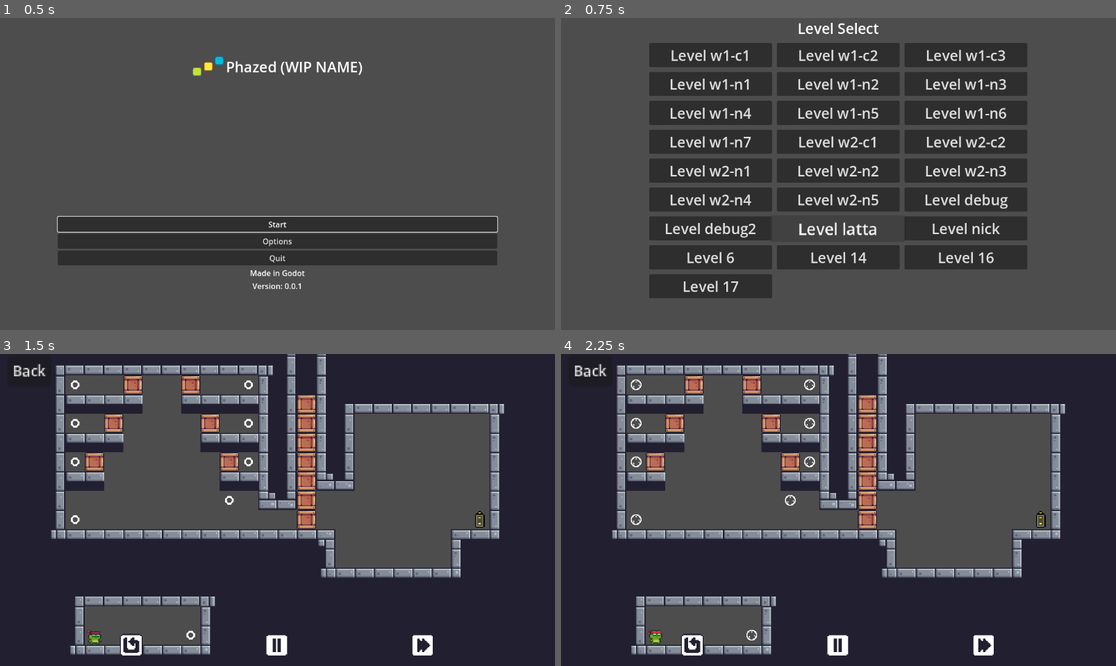
Above: before the commit, frames 1-4 (two rows, left to right).
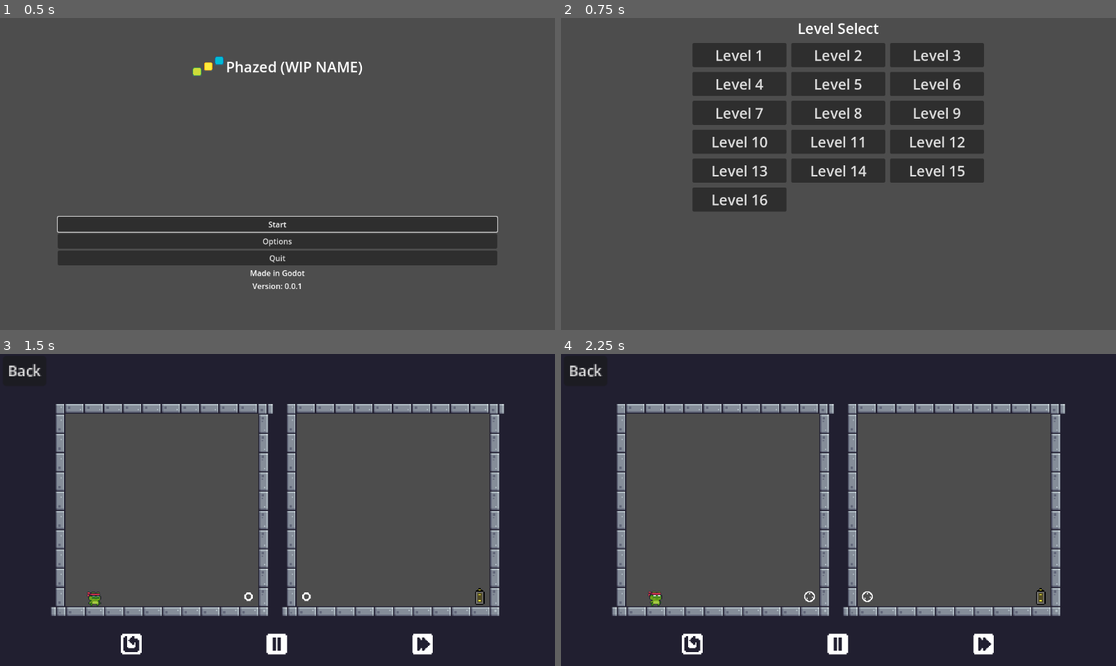
Above: after the commit, the same moments.

Repository: DoubleTrio/phazed
Game: Godot game, scene res://Scenes/Menu/main_menu.tscn
Same seed, same stepped clock (60 frames per second), same inputs: the game is played once before the commit and once after it.
Inputs (mouse positions are in pixels of both pictures, inside the frame that each line leads up to; where the layout moved, square brackets give the same spot in the first picture):
- Up to frame 1 (0.5 s): no input
- Up to frame 2 (0.75 s): click "Start" at 0.5 s
- Up to frame 3 (1.5 s): click "Level w1-c1" (after the commit: "Level 1") at 1.25 s
- Up to frame 4 (2.25 s): click (694, 644) [694, 647] at 2 s

Frame 1 is identical in both runs. In frame 2, 25% of the frame differs, in the area x 15-84%, y 8-90%; in frame 3, 34%; in frame 4, 34%, in the area x 1-90%, y 0-97%.

Commit message:
Remove worlds
Reorder levels

Implement next level button

Diff:
--- a/Scenes/Levels/world_2/level_w2-n1.tscn
+++ b/Scenes/Levels/level_10.tscn
@@ -299,7 +299,7 @@
 physics_layer_0/collision_layer = 1
 sources/0 = SubResource("TileSetAtlasSource_wmbrn")
 
-[node name="Level11" type="Node2D"]
+[node name="Level10" type="Node2D"]
 
 [node name="LevelScene" parent="." instance=ExtResource("1_gvgxn")]
 game_stats = ExtResource("2_6fv4r")
--- a/Scenes/Levels/world_2/level_w2-n2.tscn
+++ b/Scenes/Levels/level_11.tscn
@@ -300,7 +300,7 @@
 physics_layer_0/collision_layer = 1
 sources/0 = SubResource("TileSetAtlasSource_deiov")
 
-[node name="Level12" type="Node2D"]
+[node name="Level11" type="Node2D"]
 
 [node name="LevelScene" parent="." instance=ExtResource("1_c2yrx")]
 game_stats = ExtResource("2_6lm8t")
--- a/Scenes/Levels/world_2/level_w2-n4.tscn
+++ b/Scenes/Levels/level_12.tscn
@@ -301,7 +301,7 @@
 physics_layer_0/collision_layer = 1
 sources/0 = SubResource("TileSetAtlasSource_o6jaq")
 
-[node name="Levelw2-n4" type="Node2D"]
+[node name="Level12" type="Node2D"]
 
 [node name="LevelScene" parent="." instance=ExtResource("1_3jbgt")]
 game_stats = ExtResource("2_k8ox8")
--- a/Scenes/Levels/world_2/level_w2-n5.tscn
+++ b/Scenes/Levels/level_14.tscn
@@ -301,7 +301,7 @@
 physics_layer_0/collision_layer = 1
 sources/0 = SubResource("TileSetAtlasSource_qduj2")
 
-[node name="Levelw2-n5" type="Node2D"]
+[node name="Level14" type="Node2D"]
 
 [node name="LevelScene" parent="." instance=ExtResource("1_evd5i")]
 game_stats = ExtResource("2_hycp5")
--- a/Scenes/Levels/world_2/level_w2-c1.tscn
+++ b/Scenes/Levels/level_16.tscn
@@ -303,7 +303,7 @@
 physics_layer_0/collision_layer = 1
 sources/0 = SubResource("TileSetAtlasSource_ukj8p")
 
-[node name="Level14" type="Node2D"]
+[node name="Level16" type="Node2D"]
 
 [node name="LevelScene" parent="." instance=ExtResource("1_vp1pu")]
 game_stats = ExtResource("2_ejgeq")
--- a/Scenes/Levels/world_1/level_w1-n4.tscn
+++ b/Scenes/Levels/level_4.tscn
@@ -297,7 +297,7 @@
 physics_layer_0/collision_layer = 1
 sources/0 = SubResource("TileSetAtlasSource_w8e7g")
 
-[node name="Level9" type="Node2D"]
+[node name="Level4" type="Node2D"]
 
 [node name="LevelScene" parent="." instance=ExtResource("1_bjm10")]
 game_stats = ExtResource("2_1uhfd")
--- a/Scenes/Levels/world_1/level_w1-n7.tscn
+++ b/Scenes/Levels/level_5.tscn
@@ -297,7 +297,7 @@
 physics_layer_0/collision_layer = 1
 sources/0 = SubResource("TileSetAtlasSource_f62pr")
 
-[node name="Level4" type="Node2D"]
+[node name="Level5" type="Node2D"]
 
 [node name="LevelScene" parent="." instance=ExtResource("1_5oush")]
 game_stats = ExtResource("2_1al7p")
--- a/Scenes/Levels/world_1/level_w1-c1.tscn
+++ b/Scenes/Levels/level_6.tscn
@@ -297,7 +297,7 @@
 physics_layer_0/collision_layer = 1
 sources/0 = SubResource("TileSetAtlasSource_en6au")
 
-[node name="Level7" type="Node2D"]
+[node name="Level6" type="Node2D"]
 
 [node name="LevelScene" parent="." instance=ExtResource("1_0q63k")]
 game_stats = ExtResource("2_85xjt")
--- a/Scenes/Levels/world_1/level_w1-n6.tscn
+++ b/Scenes/Levels/level_7.tscn
@@ -296,7 +296,7 @@
 physics_layer_0/collision_layer = 1
 sources/0 = SubResource("TileSetAtlasSource_6ds3s")
 
-[node name="Level5" type="Node2D"]
+[node name="Level7" type="Node2D"]
 
 [node name="LevelScene" parent="." instance=ExtResource("1_y0rjr")]
 game_stats = ExtResource("2_jt3q6")
--- a/Scenes/Levels/world_1/level_w1-c2.tscn
+++ b/Scenes/Levels/level_8.tscn
@@ -297,7 +297,7 @@
 physics_layer_0/collision_layer = 1
 sources/0 = SubResource("TileSetAtlasSource_luyqp")
 
-[node name="Level7" type="Node2D"]
+[node name="Level8" type="Node2D"]
 
 [node name="LevelScene" parent="." instance=ExtResource("1_u1png")]
 game_stats = ExtResource("2_3vorl")
--- a/Scenes/Levels/world_1/level_w1-c3.tscn
+++ b/Scenes/Levels/level_9.tscn
@@ -297,7 +297,7 @@
 physics_layer_0/collision_layer = 1
 sources/0 = SubResource("TileSetAtlasSource_1jago")
 
-[node name="Level10" type="Node2D"]
+[node name="Level9" type="Node2D"]
 
 [node name="LevelScene" parent="." instance=ExtResource("1_qmvw0")]
 game_stats = ExtResource("2_jq6nl")
--- a/Scenes/Menu/end_screen.tscn
+++ b/Scenes/Menu/end_screen.tscn
@@ -89,8 +89,7 @@
 layout_mode = 2
 size_flags_horizontal = 4
 theme_override_font_sizes/font_size = 20
-text = "Next (TODO)
-"
+text = "Next level"
 
 [node name="MarginContainer" type="MarginContainer" parent="."]
 layout_mode = 1
--- a/Scripts/Events/EntityEvent/self_move_event.gd
+++ b/Scripts/Events/EntityEvent/self_move_event.gd
@@ -14,11 +14,9 @@
 		#raycast = owner.get_component("RayCast2D") as RayCast2D
 		#old_raycast_pos = raycast.position
 
-
 		grid_size = LevelScene.instance.grid_size
 
 		var line: Line2D = null
-
 
 		if owner.contains_component("Line2D"):
 			line = owner.get_component("Line2D") as Line2D
--- a/Scripts/Menu/end_screen_menu.gd
+++ b/Scripts/Menu/end_screen_menu.gd
@@ -5,7 +5,15 @@
 @onready var teleport_info = $VBoxContainer/TeleportInfo
 
 func _on_next_button_down():
-	print("GOTO NEXT STAGE")
+	var file_path = get_tree().current_scene.scene_file_path
+	var regex = RegEx.new()
+	regex.compile("^res://Scenes/Levels/level_(\\d+)\\.tscn$")
+	var curr_lvl_num = int(regex.search(file_path).get_string(1))
+	regex.compile("\\d+(?=\\.tscn)")
+	var next_lvl_file_path = regex.sub(file_path,str(curr_lvl_num+1))
+	print(next_lvl_file_path)
+	LevelScene.instance = null
+	get_tree().change_scene_to_file.bind(next_lvl_file_path).call_deferred()
 
 func _on_level_selector_button_down():
 	get_tree().change_scene_to_file("res://Scenes/Menu/level_selection.tscn")
--- a/Scripts/Menu/level_selection.gd
+++ b/Scripts/Menu/level_selection.gd
@@ -7,13 +7,10 @@
 @onready var grid = $MarginContainer/VBoxContainer/GridContainer
 
 func _ready() -> void:
-	get_levels(dir_path, 1)
-	get_levels(dir_path, 2)
-	get_levels(dir_path, "debug")
+	get_levels(dir_path)
 
-func get_levels(path, world) -> void:
-	var dir = DirAccess.open("res://Scenes/Levels/world_"+str(world))
-
+func get_levels(path) -> void:
+	var dir = DirAccess.open("res://Scenes/Levels")
 	var files_list = Array(dir.get_files())
 	files_list.sort_custom(func	(a:String,b): return float(a.split("_",true,1)[1])<float(b.split("_",true,1)[1]))
 	var min_width = files_list.map(func (s): return s.length()).max() * 15
@@ -24,7 +21,6 @@
 
 func create_level_btn(lvl_path:String, file_name:String, min_size:Vector2) -> void:
 	var btn = LEVEL_BTN.instantiate()
-
 	btn.text = "Level "+file_name.split("_",true,1)[1].trim_suffix(".tscn")
 	btn.level_path = lvl_path
 	btn.set_custom_minimum_size(min_size)
Renamed: Scenes/Levels/world_debug/level_14.tscn -> Scenes/Levels/in_progress/level_19.tscn
Renamed: Scenes/Levels/world_debug/level_16.tscn -> Scenes/Levels/in_progress/level_22.tscn
Renamed: Scenes/Levels/world_debug/level_17.tscn -> Scenes/Levels/in_progress/level_23.tscn
Renamed: Scenes/Levels/world_1/level_w1-n5.tscn -> Scenes/Levels/in_progress/level_7_old.tscn
Renamed: Scenes/Levels/world_debug/level_6.tscn -> Scenes/Levels/in_progress/level_8_old.tscn
Renamed: Scenes/Levels/world_debug/level_debug.tscn -> Scenes/Levels/in_progress/level_debug.tscn
Renamed: Scenes/Levels/world_debug/level_debug2.tscn -> Scenes/Levels/in_progress/level_debug2.tscn
Renamed: Scenes/Levels/world_debug/level_latta.tscn -> Scenes/Levels/in_progress/level_latta.tscn
Renamed: Scenes/Levels/world_debug/level_nick.tscn -> Scenes/Levels/in_progress/level_nick.tscn
Not shown: 1 places in Scenes/Levels/level_1.tscn that only renumber resources
Not shown: 1 places in Scenes/Levels/level_10.tscn that only renumber resources
Not shown: 2 places in Scenes/Levels/level_11.tscn that only renumber resources
(and 13 more such lines)
